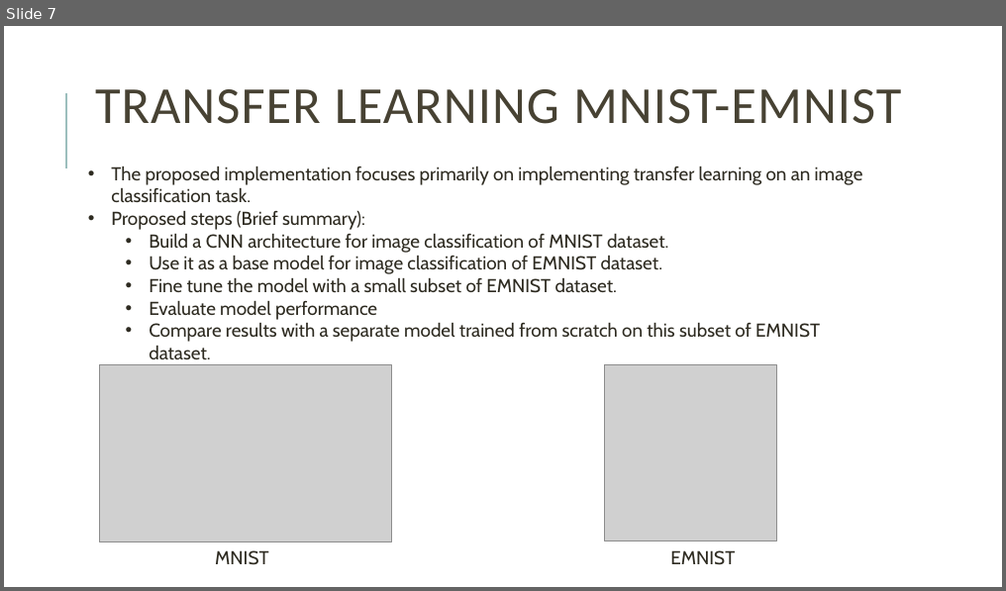
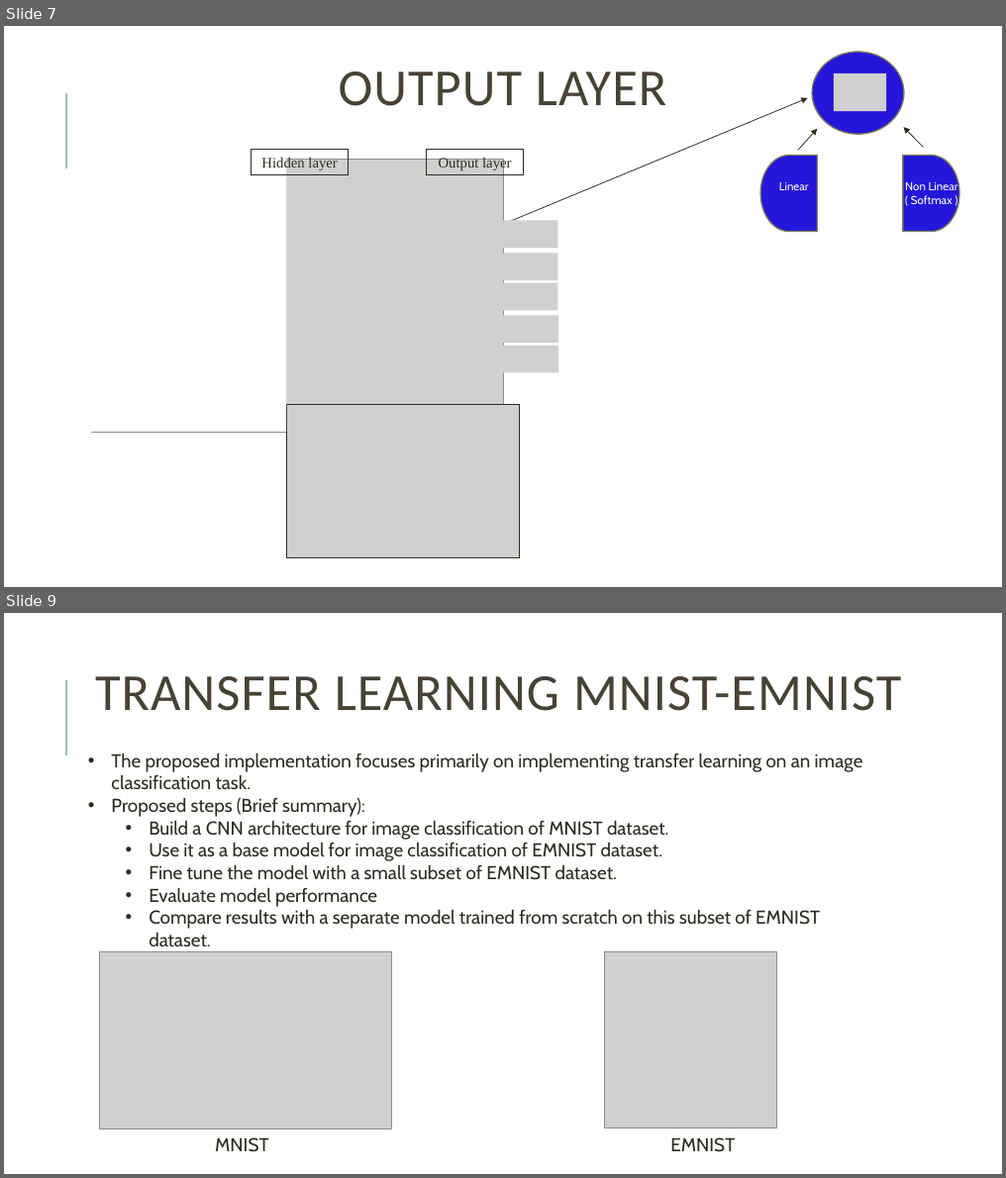
Before and after one commit to HananKhan7/MNIST_EMNIST, a slide deck: Presentation/Thesis_presentation_v_2.pptx. Shown one above the other, each under a label of ours: slide 7 before the commit, slides 7 and 9 after it; the slides between them are not shown. The pictures are 1006x591 and 1006x1178 pixels, drawn with LibreOffice and Linux fonts; fonts in the diff are those of the drawing; grey boxes stand for pictures; background and template pictures are left out. Boxes give left, top, right and bottom in pixels: in the first picture for what was removed or moved away, otherwise in the second. Text is boxed around its words. In the diff, an @@ line names an element or a change of style, - is before the commit and + after.

```diff
--- a/Presentation/Thesis_presentation_v_2.pptx
+++ b/Presentation/Thesis_presentation_v_2.pptx
@@ slide 7 added at (4, 26, 1002, 587), background #FFFFFF; not listed: 1 template element that a slide beside it also shows @@
@@ ellipse added at (812, 52, 904, 134), fill #2417D9, outline #7D7A5C 1.25 pt @@
@@ title added at (339, 72, 666, 106), 50 pt, text #474233 @@
+OUTPUT LAYER
@@ picture added at (834, 74, 887, 110) @@
@@ arrow added from (500, 226) to (808, 98), #2E2B21 0.75 pt @@
@@ arrow added from (798, 151) to (817, 129), #2E2B21 0.75 pt @@
@@ arrow added from (924, 148) to (904, 127), #2E2B21 0.75 pt @@
@@ rectangle added at (89, 151, 286, 433), fill #FFFFFF @@
@@ picture added at (91, 159, 503, 432) @@
@@ rectangle added at (252, 150, 349, 174), outline #2E2B21 0.75 pt, 14 pt, text #2E2B21 @@
+Hidden layer
@@ rectangle added at (427, 150, 524, 174), outline #2E2B21 0.75 pt, 14 pt, text #2E2B21 @@
+Output layer
@@ flow chart delay added at (761, 156, 818, 232), fill #2417D9, outline #7D7A5C 1.25 pt @@
@@ flow chart delay added at (903, 156, 960, 232), fill #2417D9, outline #7D7A5C 1.25 pt @@
@@ text added at (779, 182, 809, 190), 11 pt, text #FFFFFF @@
+Linear
@@ text added at (905, 181, 958, 204), 11 pt, text #FFFFFF @@
+Non Linear
+( Softmax )
@@ picture added at (450, 215, 470, 233) @@
@@ picture added at (488, 221, 558, 249) @@
@@ picture added at (279, 240, 299, 258) @@
@@ picture added at (312, 247, 331, 265) @@
@@ picture added at (328, 253, 348, 271) @@
@@ picture added at (337, 259, 355, 276) @@
@@ picture added at (450, 250, 470, 268) @@
@@ picture added at (488, 253, 558, 280) @@
@@ picture added at (279, 274, 299, 291) @@
@@ picture added at (309, 271, 328, 288) @@
@@ picture added at (330, 266, 350, 283) @@
@@ picture added at (450, 278, 470, 296) @@
@@ picture added at (488, 282, 558, 310) @@
@@ picture added at (279, 303, 299, 321) @@
@@ picture added at (450, 305, 470, 323) @@
@@ picture added at (488, 316, 558, 344) @@
@@ picture added at (450, 334, 470, 352) @@
@@ picture added at (488, 346, 558, 373) @@
@@ picture added at (286, 405, 520, 559) @@
@@ what was slide 7 is now slide 9 @@
```
Also in this commit, not shown: 2 slides changed, 1 other slide added, 1 other file.
